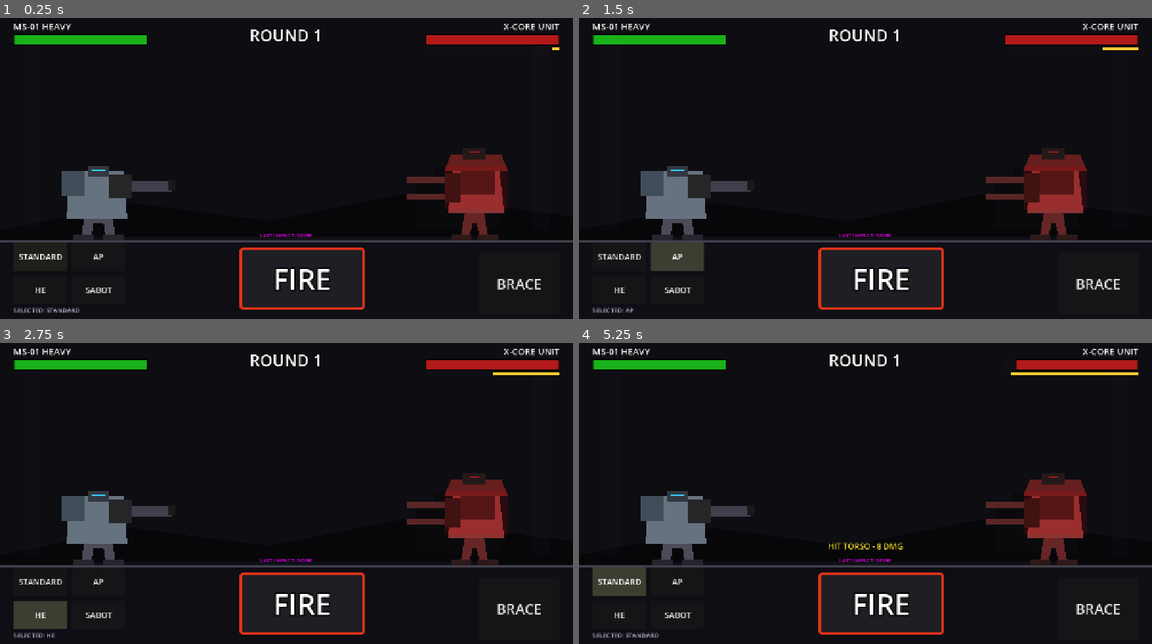
Above: before the commit, frames 1-4 (two rows, left to right).
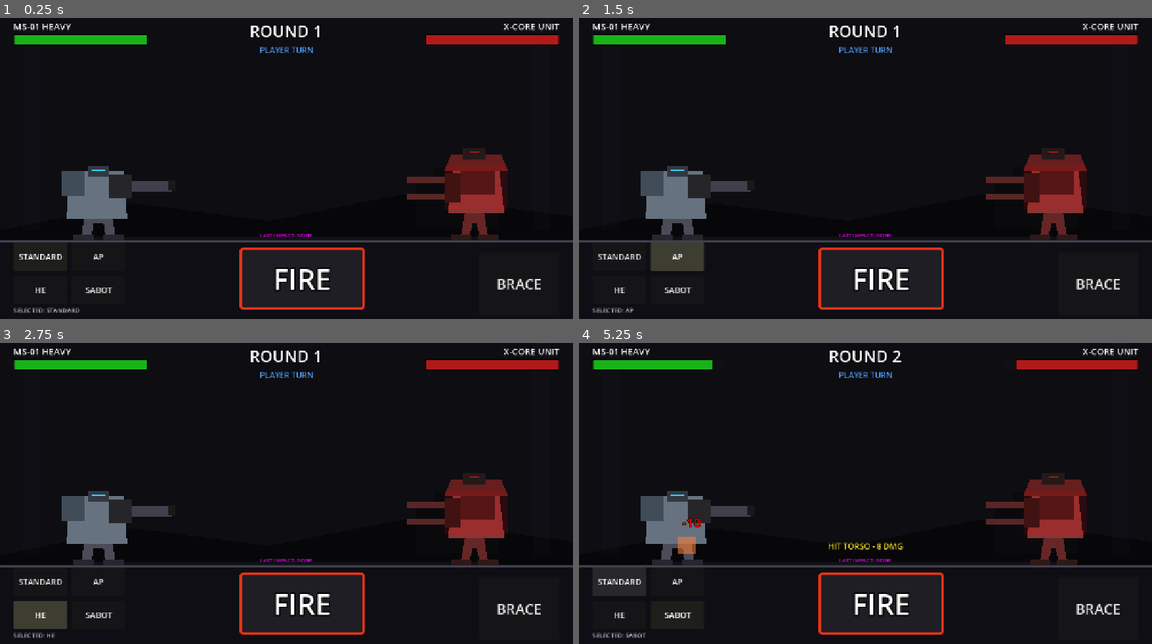
Above: after the commit, the same moments.

Repository: facesnatcher56-star/2DMech
Game: Godot game, scene res://scenes/battle_screen.tscn
Two runs of this game, one before a commit and one after it. Both use one fixed random seed, a clock stepped at 60 frames per second and the inputs below.
Inputs:
- Up to frame 1 (0.25 s): no input
- Up to frame 2 (1.5 s): click "STANDARD" at 0.5 s; click "AP" at 1.25 s
- Up to frame 3 (2.75 s): click "HE" at 2 s
- Up to frame 4 (5.25 s): click "SABOT" at 2.75 s; click "FIRE" at 3.5 s; click "BRACE" at 4.25 s; click "STANDARD" at 5 s

The runs differ from the first frame. In frame 1, 0.5% of the frame differs, in the area x 43-98%, y 2-12%; in frame 2, 0.5%; in frame 3, 0.5%; in frame 4, 1.1%, in the area x 8-98%, y 2-99%.

Commit message:
Convert battle to turn-based duel and add floating combat text
- Implemented CombatState state machine (Player Turn -> Enemy Turn).
- Added BRACE mechanic (50% damage reduction for one hit).
- Added floating damage numbers with animations (rises and fades).
- Color-coded combat text (Orange for enemy hits, Red for player hits, Cyan for braced).
- Added turn indicator UI and round counter logic.
- Fixed startup crash and Tween parse errors.

Diff:
--- a/scenes/battle_screen.gd
+++ b/scenes/battle_screen.gd
@@ -1,8 +1,12 @@
 extends Node2D
+
+# State Machine
+enum CombatState { PLAYER_TURN, PLAYER_AIMING, PLAYER_RESOLVING, ENEMY_TURN, ENEMY_RESOLVING, BATTLE_OVER }
 
 @onready var player_hp_bar = $HUD/Controls/TopUI/PlayerHP/ProgressBar
 @onready var enemy_hp_bar = $HUD/Controls/TopUI/EnemyHP/ProgressBar
-@onready var enemy_aim_bar = $HUD/Controls/TopUI/EnemyHP/AimBar
+@onready var round_label = $HUD/Controls/TopUI/CenterBox/RoundLabel
+@onready var turn_label = $HUD/Controls/TopUI/CenterBox/TurnLabel
 @onready var ammo_buttons_container = $HUD/Controls/BottomUI/HBox/AmmoSection/AmmoButtons
 
 @onready var aiming_panel = $HUD/Controls/AimingFeedback/AimingPanel
@@ -35,10 +39,14 @@
 }
 
 # State variables
+var current_state = CombatState.PLAYER_TURN
 var selected_ammo: String = "STANDARD"
 var selected_target_zone: String = "TORSO"
 var player_hp: float = 100.0
 var enemy_hp: float = 100.0
+var current_round: int = 1
+var player_bracing: bool = false
+
 var battle_over: bool = false
 
 # Pressure System State
@@ -46,19 +54,14 @@
 var power_value: float = 0.0
 var base_charge_time: float = 2.0
 var projected_hit_point: Vector2 = Vector2.ZERO
-var shot_resolving: bool = false
-
-# Enemy AI
-var enemy_aim_timer: float = 0.0
-var enemy_aim_duration: float = 5.0
 
 func _ready() -> void:
 	_reset_ui()
 	player_hp_bar.value = player_hp
 	enemy_hp_bar.value = enemy_hp
-	_start_enemy_aim_cycle()
 	_update_target_visuals()
 	_on_ammo_type_pressed("STANDARD")
+	_update_turn_ui()
 
 func _reset_ui():
 	aiming_panel.hide()
@@ -73,7 +76,7 @@
 	target_label.hide()
 
 func _input(event: InputEvent) -> void:
-	if battle_over or is_charging: return
+	if current_state != CombatState.PLAYER_TURN or is_charging: return
 	if event is InputEventMouseButton and event.pressed:
 		var hit = _check_collision_point(get_global_mouse_position())
 		if hit != "":
@@ -81,16 +84,29 @@
 			_update_target_visuals()
 
 func _process(delta: float) -> void:
-	if battle_over: return
+	if current_state == CombatState.BATTLE_OVER: return
 	if is_charging: _update_aiming_logic(delta)
-	_update_enemy_ai(delta)
+
+func _update_turn_ui():
+	round_label.text = "ROUND " + str(current_round)
+	match current_state:
+		CombatState.PLAYER_TURN:
+			turn_label.text = "PLAYER TURN"
+			turn_label.modulate = Color(0.6, 0.8, 1.0)
+		CombatState.ENEMY_TURN:
+			turn_label.text = "ENEMY TURN"
+			turn_label.modulate = Color(1.0, 0.4, 0.4)
+		CombatState.BATTLE_OVER:
+			turn_label.text = "BATTLE OVER"
+			turn_label.modulate = Color(1, 1, 1)
+		_:
+			turn_label.text = ""
 
 func _update_aiming_logic(delta: float):
 	var config = AMMO_CONFIG[selected_ammo]
 	power_value += delta / (base_charge_time / config.charge_mult)
 	power_value = clamp(power_value, 0.0, 1.0)
 	power_bar.value = power_value
-
 	aiming_instr.visible = power_value > 0.85
 
 	var time = Time.get_ticks_msec() / 1000.0
@@ -100,17 +116,13 @@
 	var speed_b = lerp(2.0, 9.0, power_value)
 	var speed_drift = 0.5
 
-	var wobble = sin(time * speed_a) * amp
-	wobble += sin(time * speed_b) * (amp * 0.4)
-	wobble += sin(time * speed_drift) * (amp * 0.2)
-
+	var wobble = sin(time * speed_a) * amp + sin(time * speed_b) * (amp * 0.4) + sin(time * speed_drift) * (amp * 0.2)
 	var base_target = _get_zone_center(selected_target_zone)
 	projected_hit_point = base_target + Vector2(0, wobble)
 
 	firing_line.show()
 	firing_line.set_point_position(0, player_muzzle.global_position)
 	firing_line.set_point_position(1, projected_hit_point)
-
 	aim_reticle.show()
 	aim_reticle.global_position = projected_hit_point
 
@@ -120,7 +132,8 @@
 	aim_reticle.get_node("Circle").modulate = r_color
 
 func _on_fire_down():
-	if battle_over or shot_resolving: return
+	if current_state != CombatState.PLAYER_TURN or battle_over: return
+	current_state = CombatState.PLAYER_AIMING
 	is_charging = true
 	power_value = 0.0
 	aiming_panel.show()
@@ -136,12 +149,18 @@
 	aim_reticle.hide()
 	_resolve_player_shot()
 
+func _on_brace_pressed():
+	if current_state != CombatState.PLAYER_TURN: return
+	player_bracing = true
+	_spawn_floating_text("BRACING", player_torso.global_position, Color.CYAN)
+	_end_player_turn()
+
 func _resolve_player_shot():
-	shot_resolving = true
+	current_state = CombatState.PLAYER_RESOLVING
 	var mult = _get_power_multiplier(power_value)
 	var final_mult = mult * AMMO_CONFIG[selected_ammo].dmg_mult
 	var hit_zone = _check_collision_point(projected_hit_point)
-	_fire_tracer(projected_hit_point, hit_zone, final_mult)
+	_fire_player_tracer(projected_hit_point, hit_zone, final_mult)
 
 func _get_power_multiplier(val: float) -> float:
 	if val < 0.25: return 0.65
@@ -149,7 +168,7 @@
 	if val < 0.85: return 1.35
 	return 1.75
 
-func _fire_tracer(target: Vector2, hit_zone: String, scale: float):
+func _fire_player_tracer(target: Vector2, hit_zone: String, scale: float):
 	muzzle_flash.global_position = player_muzzle.global_position
 	muzzle_flash.show()
 	var original_pos = player_mech.position
@@ -163,27 +182,105 @@
 
 	var bt = create_tween()
 	bt.tween_property(shell, "global_position", target, 0.1)
-	bt.tween_callback(func(): _on_impact(target, hit_zone, scale))
+	bt.tween_callback(func(): _on_player_impact(target, hit_zone, scale))
 
 	var ft = create_tween()
 	ft.tween_interval(0.1)
 	ft.tween_callback(muzzle_flash.hide)
 
-func _on_impact(pos: Vector2, hit_zone: String, scale: float):
+func _on_player_impact(pos: Vector2, hit_zone: String, scale: float):
 	shell.hide()
 	_show_impact(impact_flash, pos)
 	if hit_zone != "":
 		var base = AMMO_CONFIG[selected_ammo].damage[hit_zone]
 		var total = max(1.0, base * scale)
-		var prefix = "OVERPOWER " if power_value > 0.85 else ""
 		if selected_ammo == "HE": total += 4
+
 		enemy_hp -= total
 		enemy_hp_bar.value = enemy_hp
-		result_label.text = prefix + "HIT " + hit_zone + " - " + str(int(total)) + " DMG"
-		if enemy_hp <= 0: battle_over = true
+		_spawn_floating_text("-" + str(int(total)), pos, Color.ORANGE)
+		result_label.text = "HIT " + hit_zone + " - " + str(int(total)) + " DMG"
+
+		if enemy_hp <= 0:
+			_end_battle(true)
+			return
 	else:
+		_spawn_floating_text("MISS", pos, Color.GRAY)
 		result_label.text = "MISS"
-	shot_resolving = false
+
+	_end_player_turn()
+
+func _end_player_turn():
+	current_state = CombatState.ENEMY_TURN
+	_update_turn_ui()
+	get_tree().create_timer(1.2).timeout.connect(_start_enemy_action)
+
+func _start_enemy_action():
+	if current_state != CombatState.ENEMY_TURN: return
+	current_state = CombatState.ENEMY_RESOLVING
+
+	var tween = create_tween()
+	enemy_shell.global_position = enemy_muzzle.global_position
+	enemy_shell.show()
+	tween.tween_property(enemy_shell, "global_position", player_torso.global_position, 0.3)
+	tween.tween_callback(_on_enemy_impact)
+
+func _on_enemy_impact():
+	enemy_shell.hide()
+	_show_impact(enemy_impact_flash, player_torso.global_position)
+
+	var damage = 10.0
+	var text = "-" + str(int(damage))
+	var color = Color.RED
+
+	if player_bracing:
+		damage *= 0.5
+		text = "BRACED -" + str(int(damage))
+		color = Color.CYAN
+		player_bracing = false
+
+	player_hp -= damage
+	player_hp_bar.value = player_hp
+	_spawn_floating_text(text, player_torso.global_position, color)
+
+	if player_hp <= 0:
+		_end_battle(false)
+		return
+
+	current_round += 1
+	current_state = CombatState.PLAYER_TURN
+	_update_turn_ui()
+
+func _end_battle(victory: bool):
+	current_state = CombatState.BATTLE_OVER
+	_update_turn_ui()
+	result_label.text = "VICTORY!" if victory else "DEFEAT"
+	battle_over = true
+
+func _spawn_floating_text(text: String, pos: Vector2, color: Color):
+	var label = Label.new()
+	label.text = text
+	label.horizontal_alignment = HORIZONTAL_ALIGNMENT_CENTER
+	label.vertical_alignment = VERTICAL_ALIGNMENT_CENTER
+	label.position = pos + Vector2(randf_range(-20, 20), -40)
+	label.add_theme_color_override("font_color", color)
+	label.add_theme_font_size_override("font_size", 28)
+	label.add_theme_constant_override("outline_size", 6)
+	label.add_theme_color_override("font_outline_color", Color.BLACK)
+	add_child(label)
+
+	var t = create_tween()
+	t.set_parallel(true)
+	t.tween_property(label, "position:y", label.position.y - 80, 1.0).set_trans(Tween.TRANS_QUAD).set_ease(Tween.EASE_OUT)
+	t.tween_property(label, "modulate:a", 0.0, 1.0).set_delay(0.2)
+	t.set_parallel(false)
+	t.tween_callback(label.queue_free)
+
+func _show_impact(flash: Control, pos: Vector2):
+	flash.global_position = pos
+	flash.modulate.a = 1.0
+	flash.show()
+	create_tween().tween_property(flash, "modulate:a", 0.0, 0.15).finished.connect(flash.hide)
 
 func _check_collision_point(pos: Vector2) -> String:
 	for zone in enemy_zones_container.get_children():
@@ -201,49 +298,13 @@
 func _update_target_visuals():
 	for zone in enemy_zones_container.get_children():
 		var zn = zone.name.replace("Zone", "").to_upper()
-		if zn == selected_target_zone:
-			zone.visible = true
-			zone.modulate = Color(1, 1, 1, 0.4)
-		else:
-			zone.visible = false
-			zone.modulate = Color(1, 1, 1, 0.3)
-
-func _update_enemy_ai(delta):
-	if battle_over: return
-	enemy_aim_timer += delta
-	enemy_aim_bar.value = enemy_aim_timer / enemy_aim_duration
-	if enemy_aim_timer >= enemy_aim_duration: _fire_enemy_shell()
-
-func _start_enemy_aim_cycle():
-	enemy_aim_timer = 0.0
-	enemy_aim_duration = randf_range(4.0, 8.0)
-
-func _fire_enemy_shell():
-	_start_enemy_aim_cycle()
-	var tween = create_tween()
-	enemy_shell.global_position = enemy_muzzle.global_position
-	enemy_shell.show()
-	tween.tween_property(enemy_shell, "global_position", player_torso.global_position, 0.3)
-	tween.tween_callback(func():
-		enemy_shell.hide()
-		_show_impact(enemy_impact_flash, player_torso.global_position)
-		player_hp -= 10
-		player_hp_bar.value = player_hp
-		if player_hp <= 0: battle_over = true
-	)
-
-func _show_impact(flash: Control, pos: Vector2):
-	flash.global_position = pos
-	flash.modulate.a = 1.0
-	flash.show()
-	create_tween().tween_property(flash, "modulate:a", 0.0, 0.15).set_trans(Tween.TRANS_QUAD).set_ease(Tween.EASE_OUT).finished.connect(flash.hide)
+		zone.visible = (zn == selected_target_zone)
+		zone.modulate = Color(1, 1, 1, 0.4)
 
 func _on_ammo_type_pressed(type: String):
+	if current_state != CombatState.PLAYER_TURN: return
 	selected_ammo = type
-	var ammo_label = $HUD/Controls/BottomUI/HBox/AmmoSection/SelectedAmmoLabel
-	if ammo_label: ammo_label.text = "SELECTED: " + type
+	$HUD/Controls/BottomUI/HBox/AmmoSection/SelectedAmmoLabel.text = "SELECTED: " + type
 	for button in ammo_buttons_container.get_children():
 		if button is Button:
 			button.modulate = Color(1.6, 1.6, 1.2) if button.name.to_upper() == type else Color(1, 1, 1)
-
-func _on_brace_pressed(): pass
--- a/scenes/battle_screen.tscn
+++ b/scenes/battle_screen.tscn
@@ -394,10 +394,20 @@
 offset_bottom = 1.0
 color = Color(1, 0, 1, 1)
 
+[node name="LandingIndicator" type="ColorRect" parent="."]
+visible = false
+offset_left = -10.0
+offset_top = -2.0
+offset_right = 10.0
+offset_bottom = 2.0
+color = Color(0.2, 0.6, 1, 0.6)
+
 [node name="MuzzleFlash" type="Polygon2D" parent="."]
 visible = false
 color = Color(1, 0.9, 0.2, 1)
 polygon = PackedVector2Array(0, 0, 30, -15, 50, 0, 30, 15)
+
+[node name="FloatingTextLayer" type="Node2D" parent="."]
 
 [node name="HUD" type="CanvasLayer" parent="."]
 
@@ -435,15 +445,27 @@
 value = 100.0
 show_percentage = false
 
-[node name="RoundLabel" type="Label" parent="HUD/Controls/TopUI"]
+[node name="CenterBox" type="VBoxContainer" parent="HUD/Controls/TopUI"]
 layout_mode = 2
 size_flags_horizontal = 3
+
+[node name="RoundLabel" type="Label" parent="HUD/Controls/TopUI/CenterBox"]
+layout_mode = 2
 theme_override_colors/font_outline_color = Color(0, 0, 0, 1)
 theme_override_constants/outline_size = 8
 theme_override_font_sizes/font_size = 36
 text = "ROUND 1"
 horizontal_alignment = 1
 
+[node name="TurnLabel" type="Label" parent="HUD/Controls/TopUI/CenterBox"]
+layout_mode = 2
+theme_override_colors/font_color = Color(0.6, 0.8, 1, 1)
+theme_override_colors/font_outline_color = Color(0, 0, 0, 1)
+theme_override_constants/outline_size = 4
+theme_override_font_sizes/font_size = 18
+text = "PLAYER TURN"
+horizontal_alignment = 1
+
 [node name="EnemyHP" type="VBoxContainer" parent="HUD/Controls/TopUI"]
 custom_minimum_size = Vector2(300, 0)
 layout_mode = 2
@@ -465,6 +487,7 @@
 show_percentage = false
 
 [node name="AimBar" type="ProgressBar" parent="HUD/Controls/TopUI/EnemyHP"]
+visible = false
 custom_minimum_size = Vector2(0, 8)
 layout_mode = 2
 theme_override_styles/fill = SubResource("StyleBoxFlat_aim")
